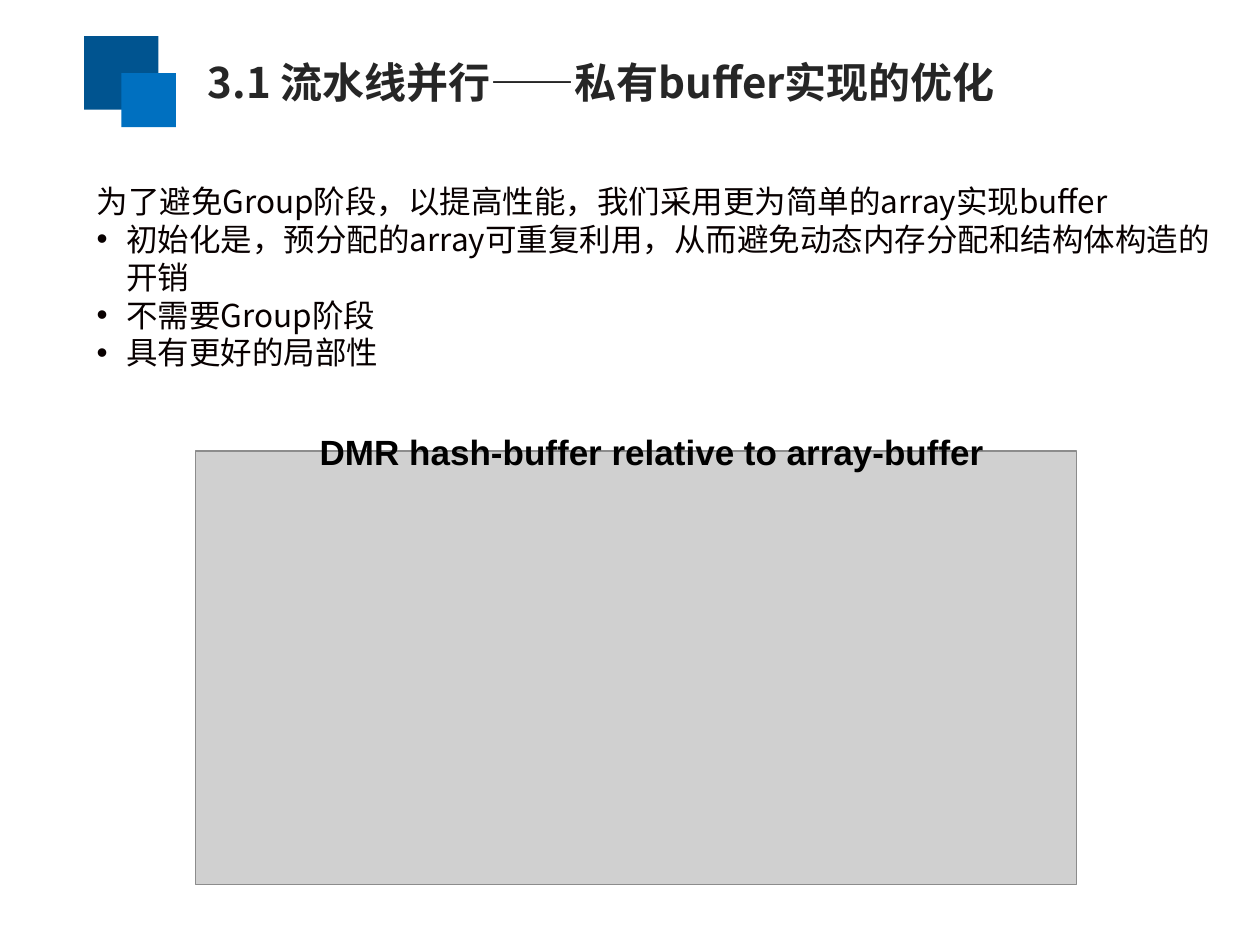
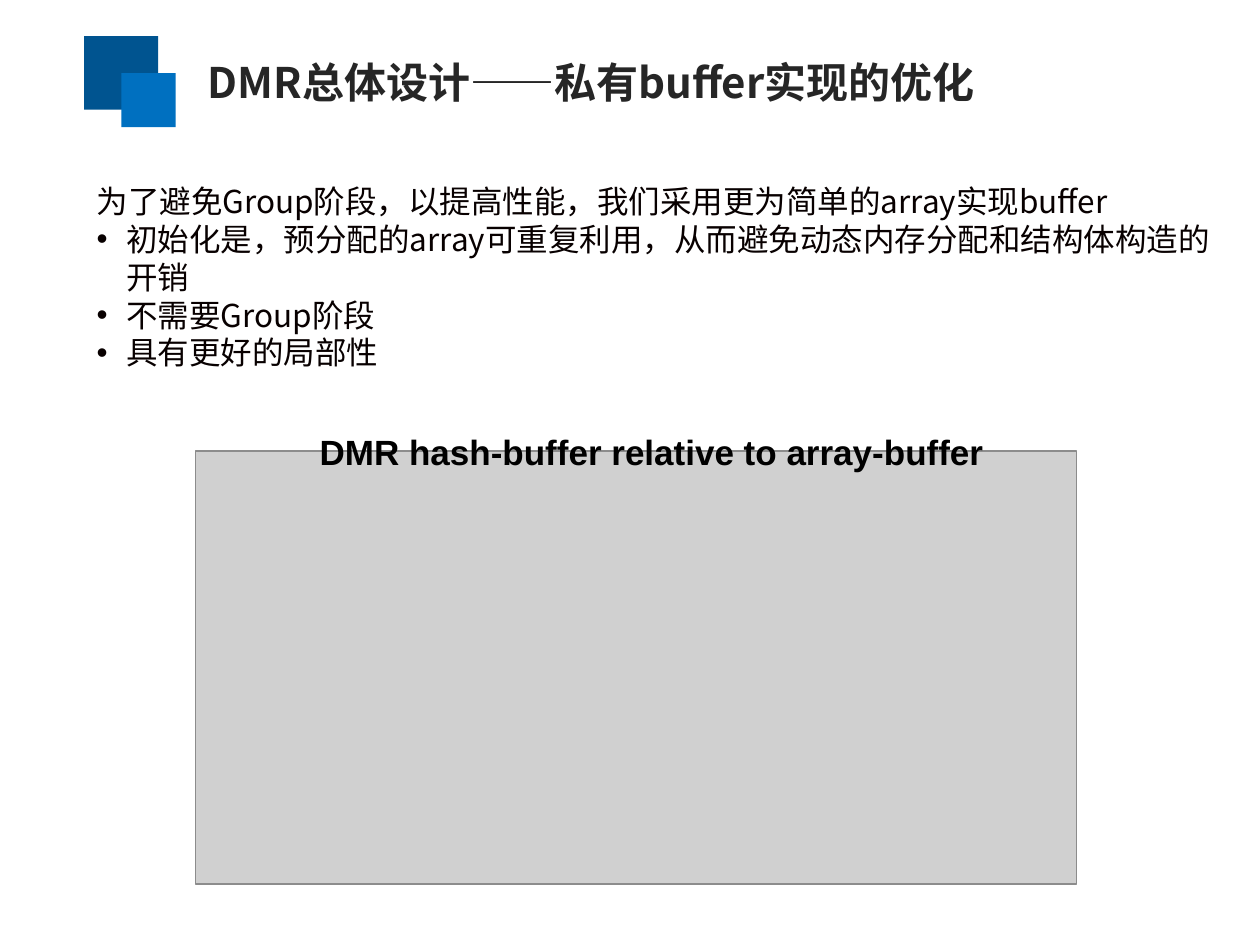
Before and after one commit to yufenyu/work, a slide deck: slide 10 of dmr_paper/paper/chinaSys-2016.ppt (slide 11 before the commit). Drawn at 1260x945 pixels with LibreOffice and Linux fonts; fonts in the diff are those of the drawing; grey boxes stand for pictures. Boxes give left, top, right and bottom in pixels: in the first picture for what was removed or moved away, otherwise in the second. Text is boxed around its words. In the diff, an @@ line names an element or a change of style, - is before the commit and + after.

```diff
--- a/dmr_paper/paper/chinaSys-2016.ppt
+++ b/dmr_paper/paper/chinaSys-2016.ppt
@@ text at bbox=[208, 62, 975, 102]: text changed @@
-3.1 流水线并行——私有buffer实现的优化
+DMR总体设计——私有buffer实现的优化
```
Also in this commit, not shown: 12 other slides changed, 1 slide removed.
